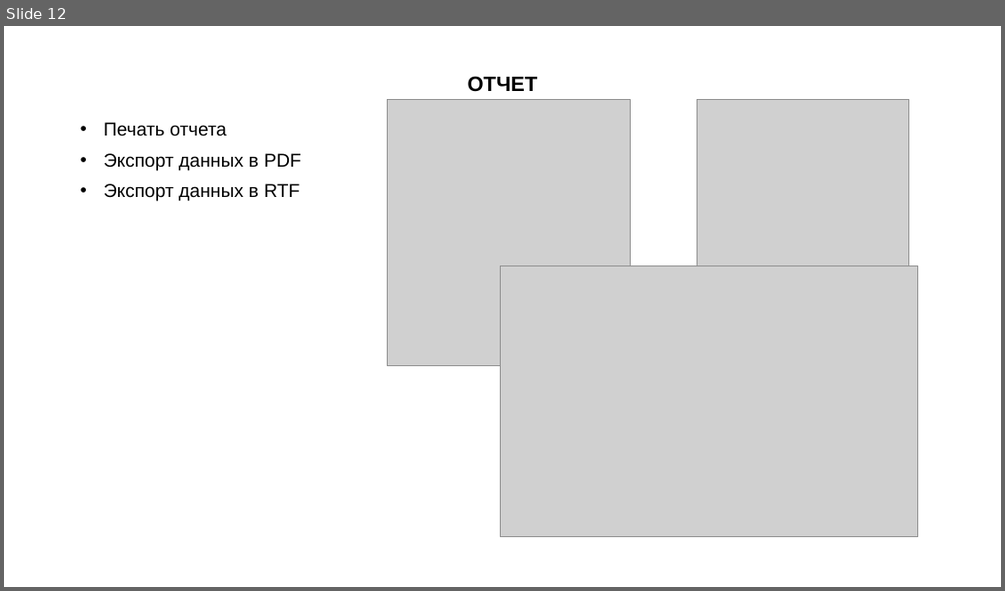
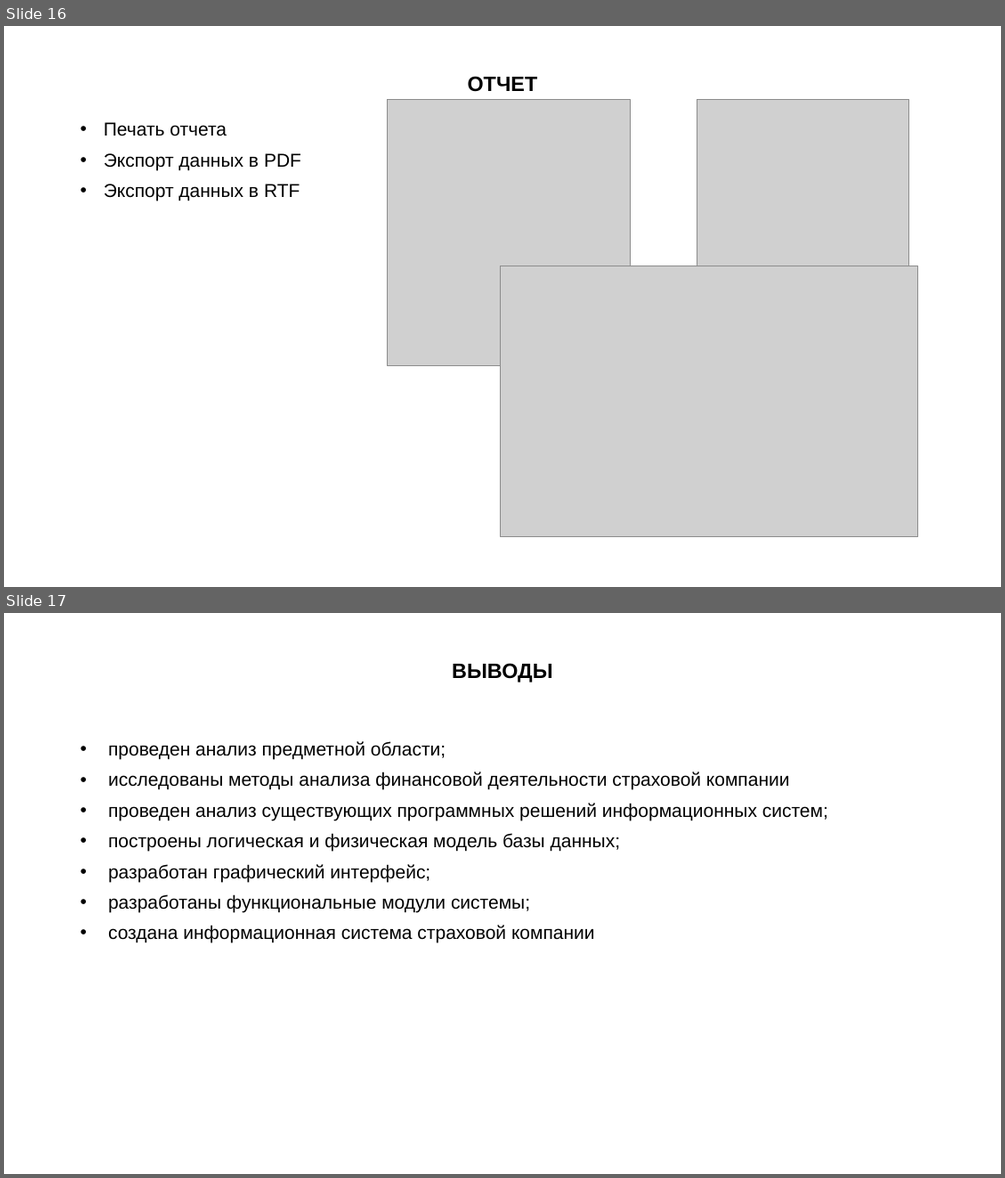
Before and after one commit to Dmitry-Vasilyev/magistr, a slide deck: doc/презентация/Васильев - презентация.pptx. Shown one above the other, each under a label of ours: slide 12 before the commit, slides 16 and 17 after it. The pictures are 1005x591 and 1005x1178 pixels, drawn with LibreOffice and Linux fonts; fonts in the diff are those of the drawing; grey boxes stand for pictures. Boxes give left, top, right and bottom in pixels: in the first picture for what was removed or moved away, otherwise in the second. Text is boxed around its words. In the diff, an @@ line names an element or a change of style, - is before the commit and + after.

```diff
--- a/doc/презентация/Васильев - презентация.pptx
+++ b/doc/презентация/Васильев - презентация.pptx
@@ slide 17 added at bbox=[4, 613, 1001, 1174], background #FFFFFF @@
@@ title added at bbox=[452, 663, 552, 682], 20 pt, text #000000, bold @@
+ВЫВОДЫ
@@ text added at bbox=[108, 741, 828, 943], 18 pt, text #000000 @@
+• проведен анализ предметной области;
+• исследованы методы анализа финансовой деятельности страховой компании
+• проведен анализ существующих программных решений информационных систем;
+• построены логическая и физическая модель базы данных;
+• разработан графический интерфейс;
+• разработаны функциональные модули системы;
+• создана информационная система страховой компании
@@ what was slide 12 is now slide 16 @@
```
Also in this commit, not shown: 4 slides changed, 5 other slides added, 2 slides removed, 8 other files.
